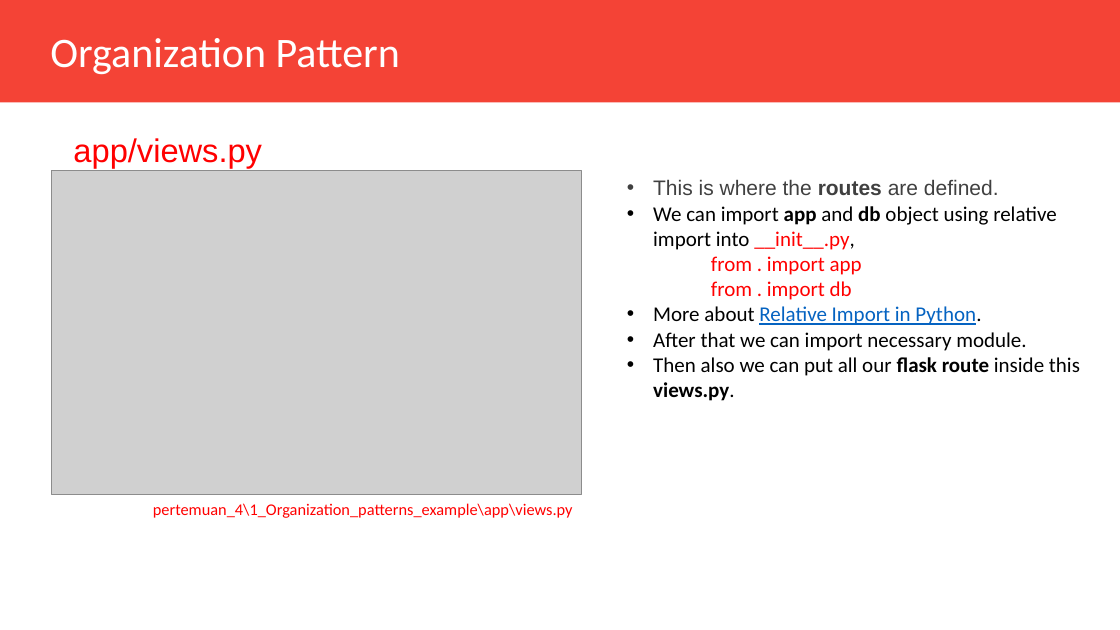
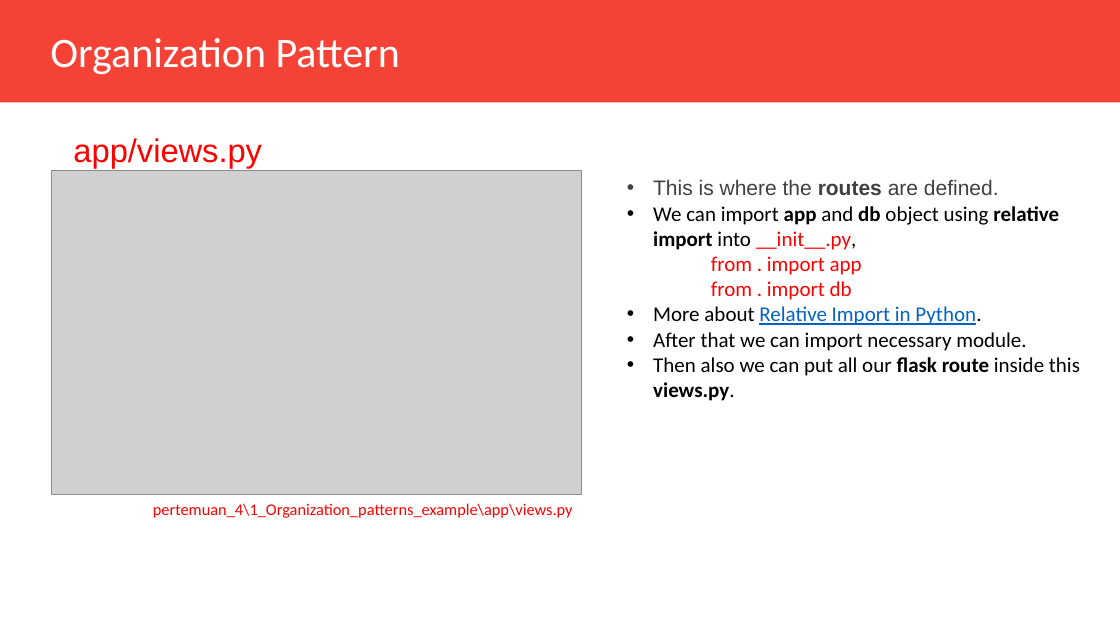
Before and after one commit to Muhammad-Yunus/Flask-Web-Development, a slide deck: slide 14 of pertemuan_4/Pertemuan_4.pptx. Drawn at 1120x630 pixels with LibreOffice and Linux fonts; fonts in the diff are those of the drawing; grey boxes stand for pictures. Boxes give left, top, right and bottom in pixels: in the first picture for what was removed or moved away, otherwise in the second. Text is boxed around its words. In the diff, an @@ line names an element or a change of style, - is before the commit and + after.

```diff
--- a/pertemuan_4/Pertemuan_4.pptx
+++ b/pertemuan_4/Pertemuan_4.pptx
@@ text at [653,206,1059,250]: bold on in "relative import" @@
```
Also in this commit, not shown: 2 other slides changed, 1 other file.
